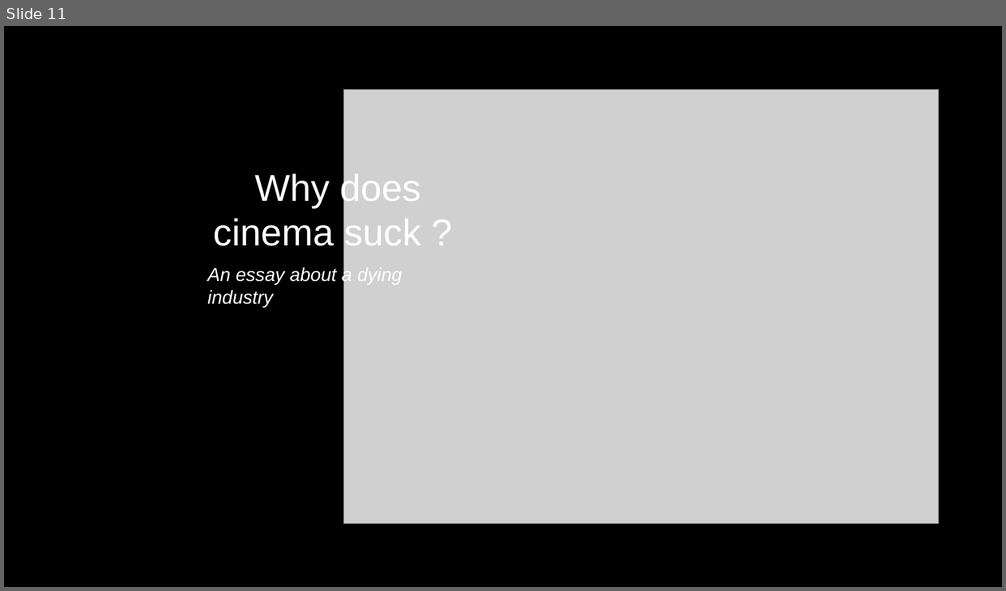
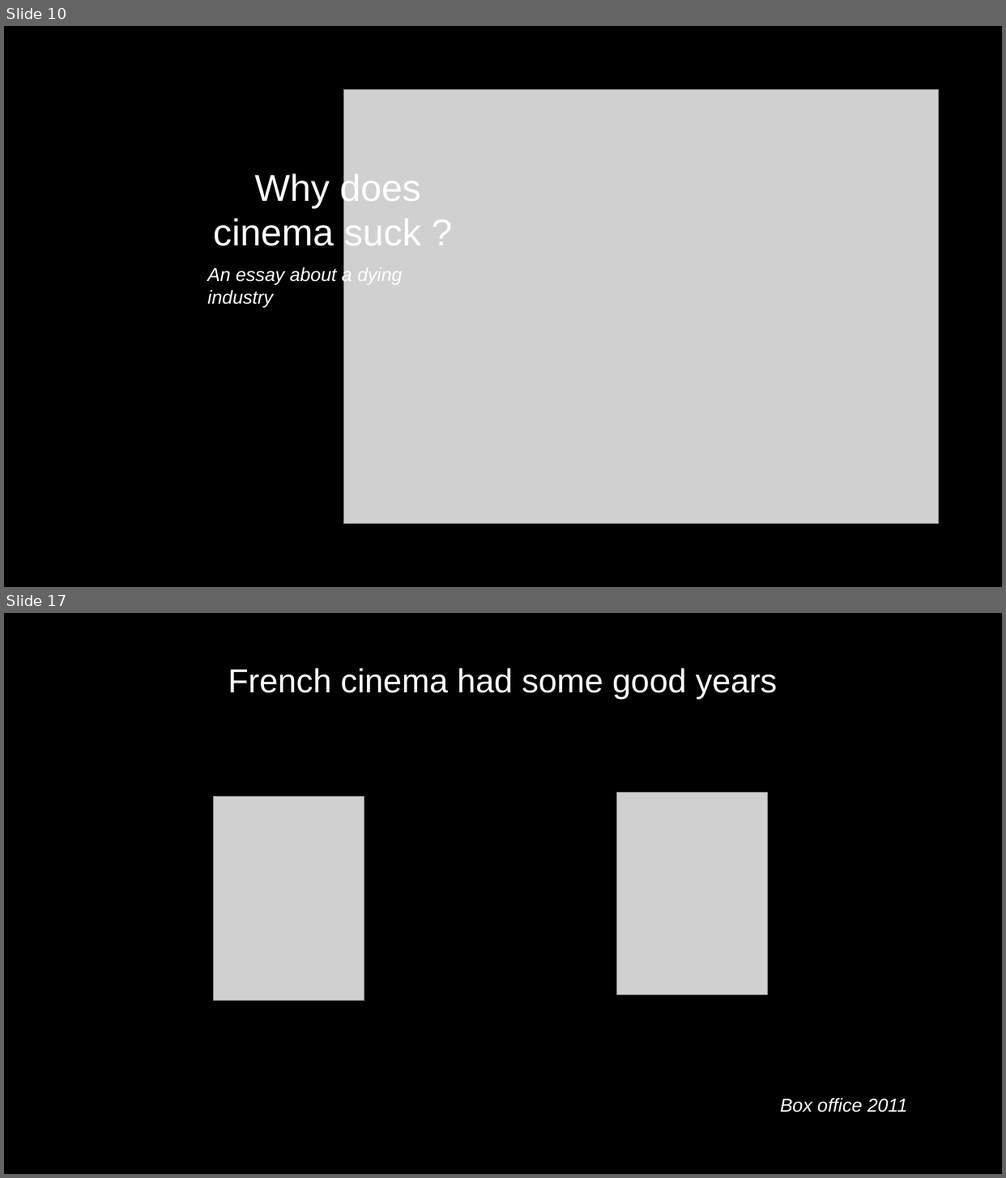
Before and after one commit to Philm00/thp_data_week3_day3, a slide deck: Gaumont Presentation.odp. Shown one above the other, each under a label of ours: slide 11 before the commit, slides 10 and 17 after it; the slides between them are not shown. The pictures are 1006x591 and 1006x1178 pixels, drawn with LibreOffice and Linux fonts; fonts in the diff are those of the drawing; grey boxes stand for pictures. Boxes give left, top, right and bottom in pixels: in the first picture for what was removed or moved away, otherwise in the second. Text is boxed around its words. In the diff, an @@ line names an element or a change of style, - is before the commit and + after.

```diff
--- a/Gaumont Presentation.odp
+++ b/Gaumont Presentation.odp
@@ slide 17 added at bbox=[4, 613, 1002, 1174], background #000000 @@
@@ free added at bbox=[4, 613, 1002, 746], 32 pt, text #FFFFFF @@
+French cinema had some good years
@@ picture added at bbox=[214, 796, 364, 1001] @@
@@ picture added at bbox=[616, 793, 768, 995] @@
@@ text added at bbox=[780, 1098, 908, 1113], 18 pt, text #FFFFFF, italic @@
+Box office 2011
@@ what was slide 11 is now slide 10 @@
```
Also in this commit, not shown: 8 other slides added, 2 slides removed.
